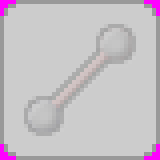
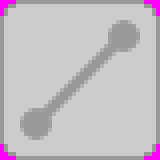
Before/after of a 160×160 layered artwork. What changed in the layer stack:
showed "Layer #2", moved it above "Layer #5", painted on it over (20, 20, 140, 140)
hid "Layer", moved it above "Layer #4", painted on it over (20, 20, 140, 140)
added layer "Layer #4" above "Layer #3" over (20, 20, 140, 140)
hid "Layer #3", opacity 20% → 100%, painted on it over (20, 20, 140, 140)
painted on "Layer #1" over (20, 20, 140, 140)
